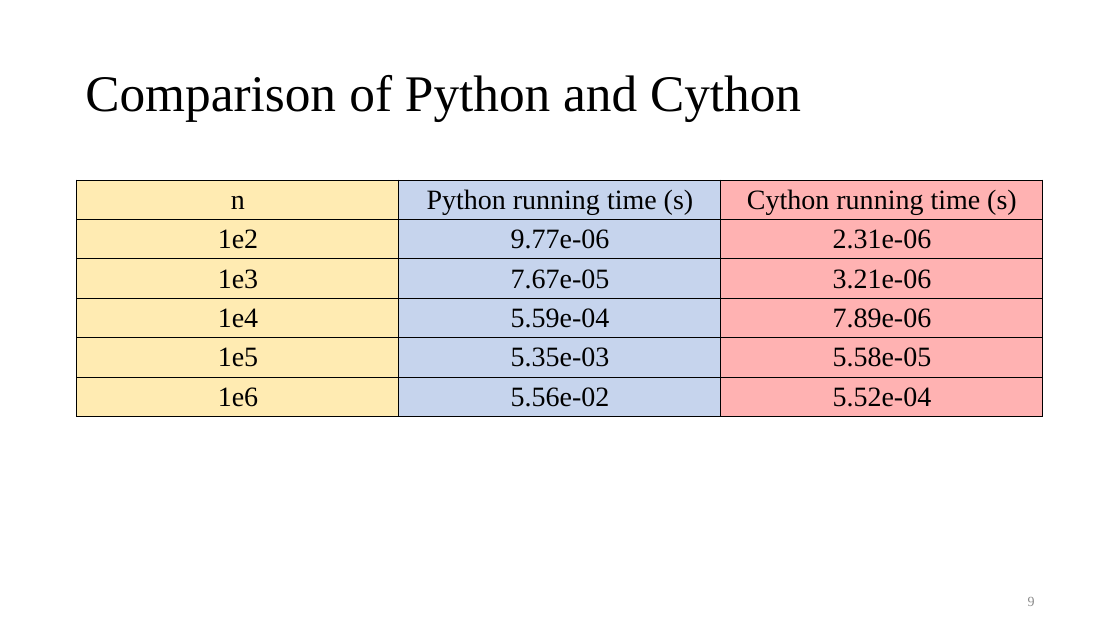
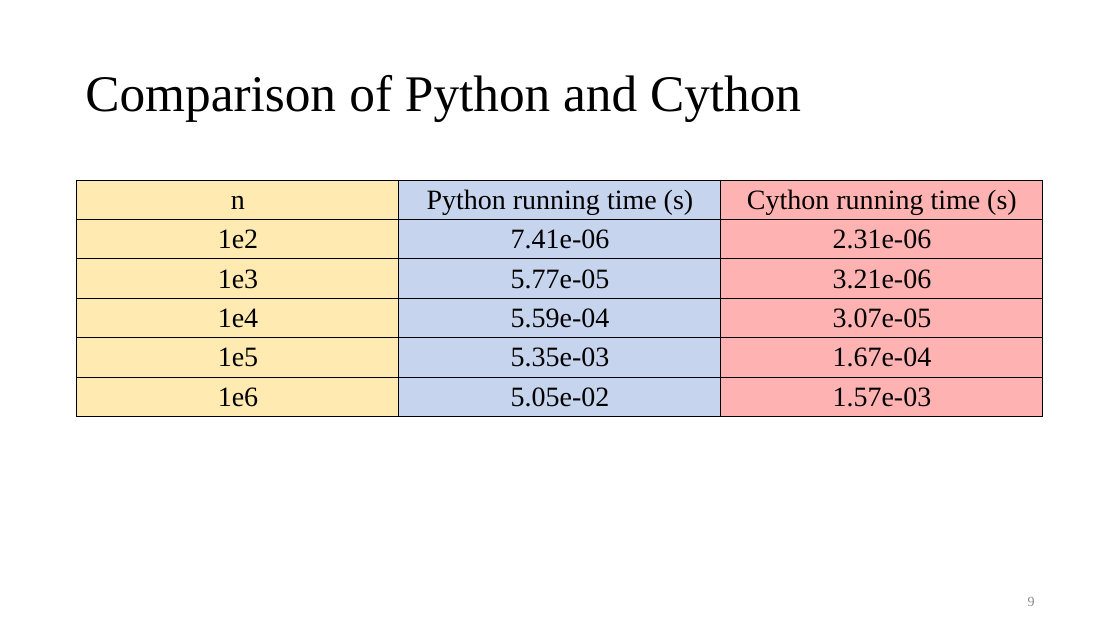
Before and after one commit to Ch-EnShen/intro_to_cp_I_mid, a slide deck: slide 9 of Introduction to cython.pptx. Drawn at 1120x630 pixels with LibreOffice and Linux fonts; fonts in the diff are those of the drawing. Boxes give left, top, right and bottom in pixels: in the first picture for what was removed or moved away, otherwise in the second. Text is boxed around its words. In the diff, an @@ line names an element or a change of style, - is before the commit and + after.

```diff
--- a/Introduction to cython.pptx
+++ b/Introduction to cython.pptx
@@ table at (77, 181, 1043, 433) @@
-row 2, column 2: 9.77e-06
+row 2, column 2: 7.41e-06
-row 3, column 2: 7.67e-05
+row 3, column 2: 5.77e-05
-row 4, column 3: 7.89e-06
+row 4, column 3: 3.07e-05
-row 5, column 3: 5.58e-05
+row 5, column 3: 1.67e-04
-row 6, column 2: 5.56e-02
+row 6, column 2: 5.05e-02
-row 6, column 3: 5.52e-04
+row 6, column 3: 1.57e-03
```
Also in this commit, not shown: 6 other slides changed, 1 slide added, 2 slides removed, 2 other files.
